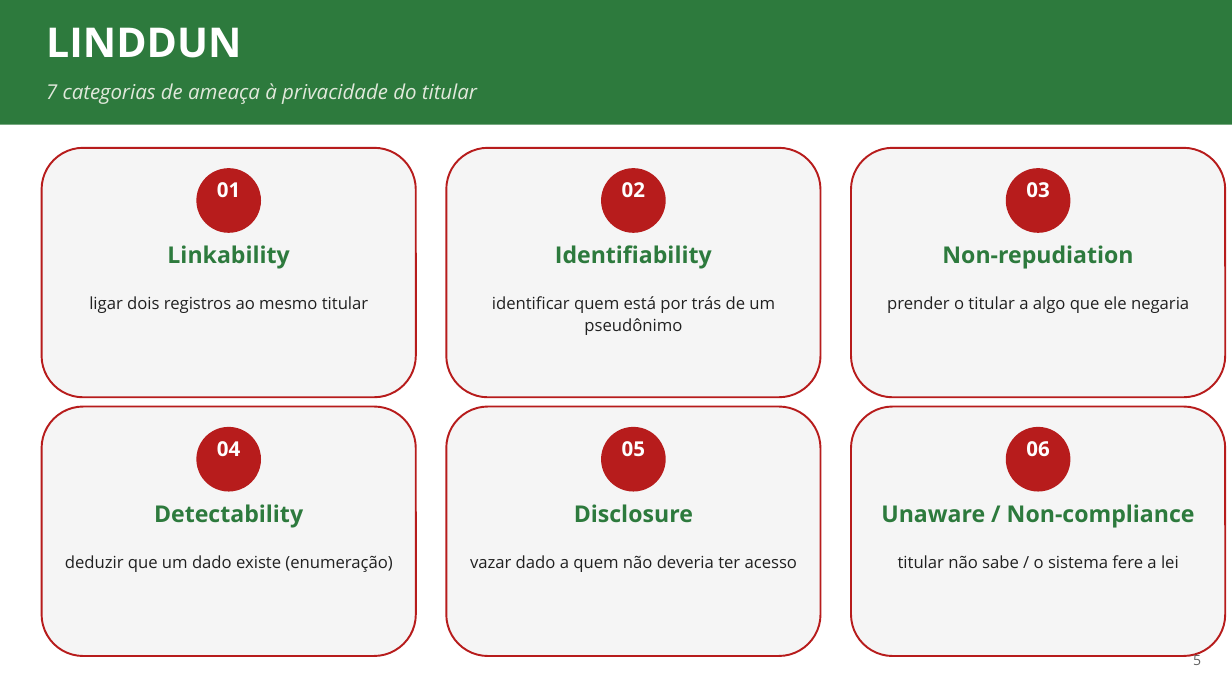
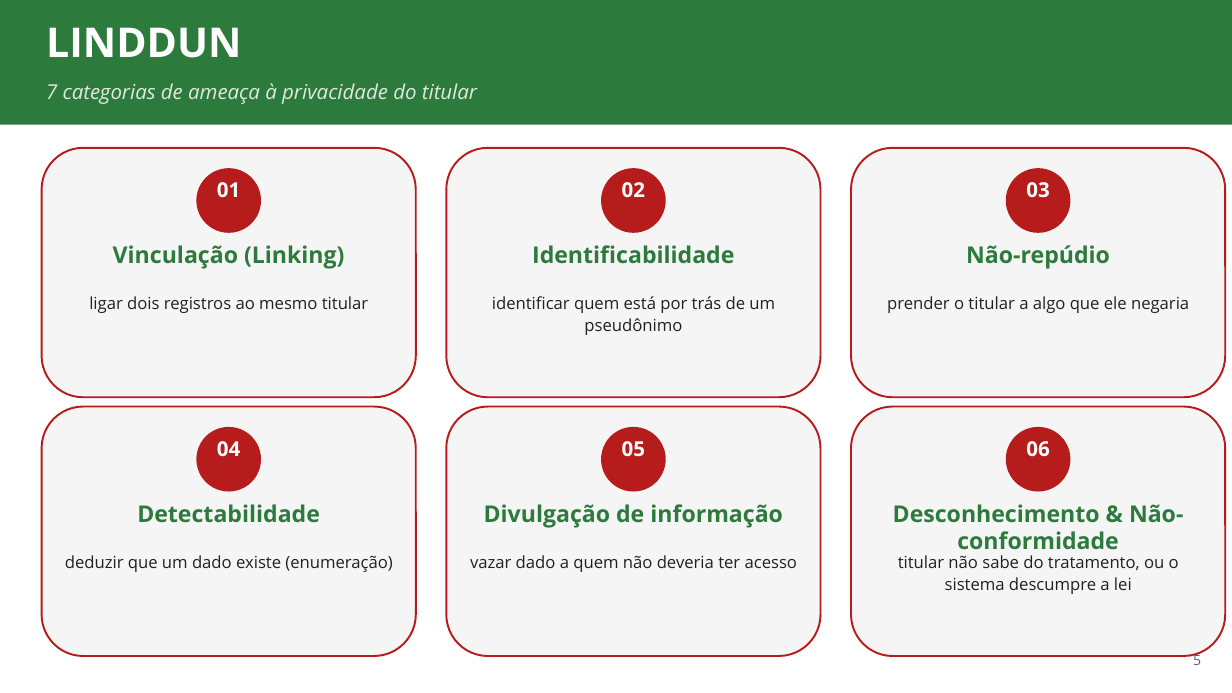
Before and after one commit to ads-sapucaia-ssc/SSC, a slide deck: slide 5 of aulas/aula-04-privacidade-linddun.pptx. Drawn at 1232x693 pixels with LibreOffice and Linux fonts; fonts in the diff are those of the drawing. Boxes give left, top, right and bottom in pixels: in the first picture for what was removed or moved away, otherwise in the second. Text is boxed around its words. In the diff, an @@ line names an element or a change of style, - is before the commit and + after.

```diff
--- a/aulas/aula-04-privacidade-linddun.pptx
+++ b/aulas/aula-04-privacidade-linddun.pptx
@@ text at (113, 245, 344, 269): text changed @@
-Linkability
+Vinculação (Linking)
@@ text at (532, 245, 734, 264): text changed @@
-Identifiability
+Identificabilidade
@@ text at (966, 245, 1110, 269): text changed @@
-Non-repudiation
+Não-repúdio
@@ text at (137, 504, 320, 523): text changed @@
-Detectability
+Detectabilidade
@@ text at (484, 504, 783, 527): text changed @@
-Disclosure
+Divulgação de informação
@@ text at (893, 504, 1183, 550): text changed @@
-Unaware / Non-compliance
+Desconhecimento & Não-conformidade
@@ text at (898, 555, 1179, 594): text changed @@
-titular não sabe / o sistema fere a lei
+titular não sabe do tratamento, ou o sistema descumpre a lei
```
Also in this commit, not shown: 1 other slide changed, 1 other file.
